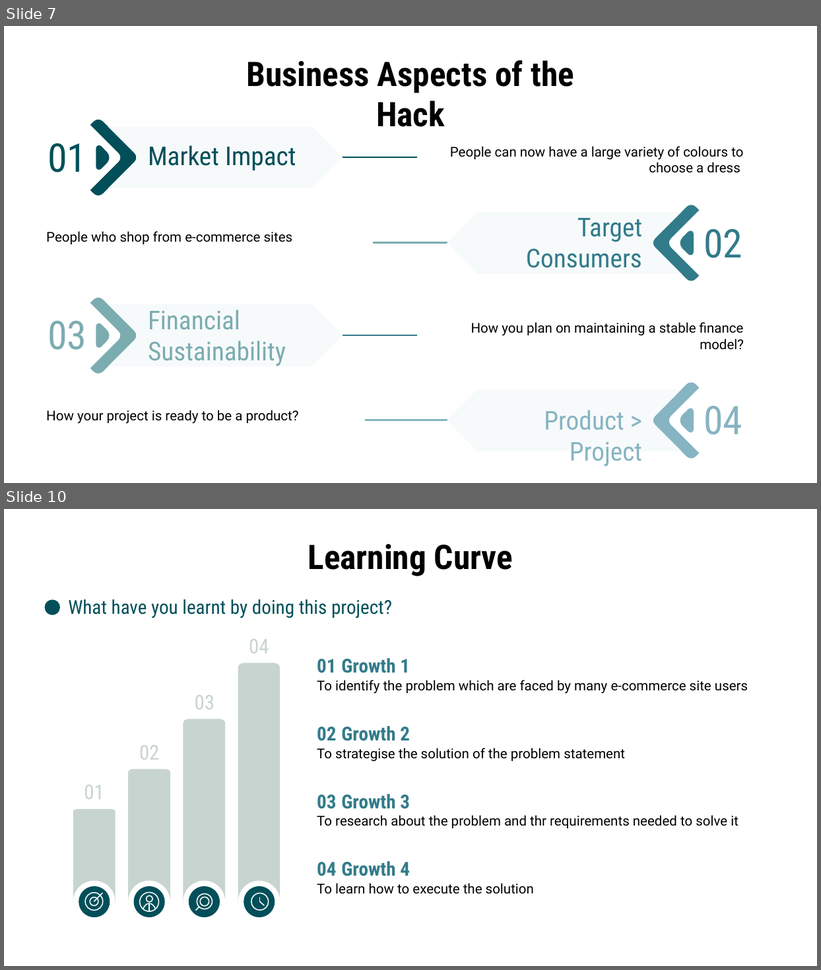
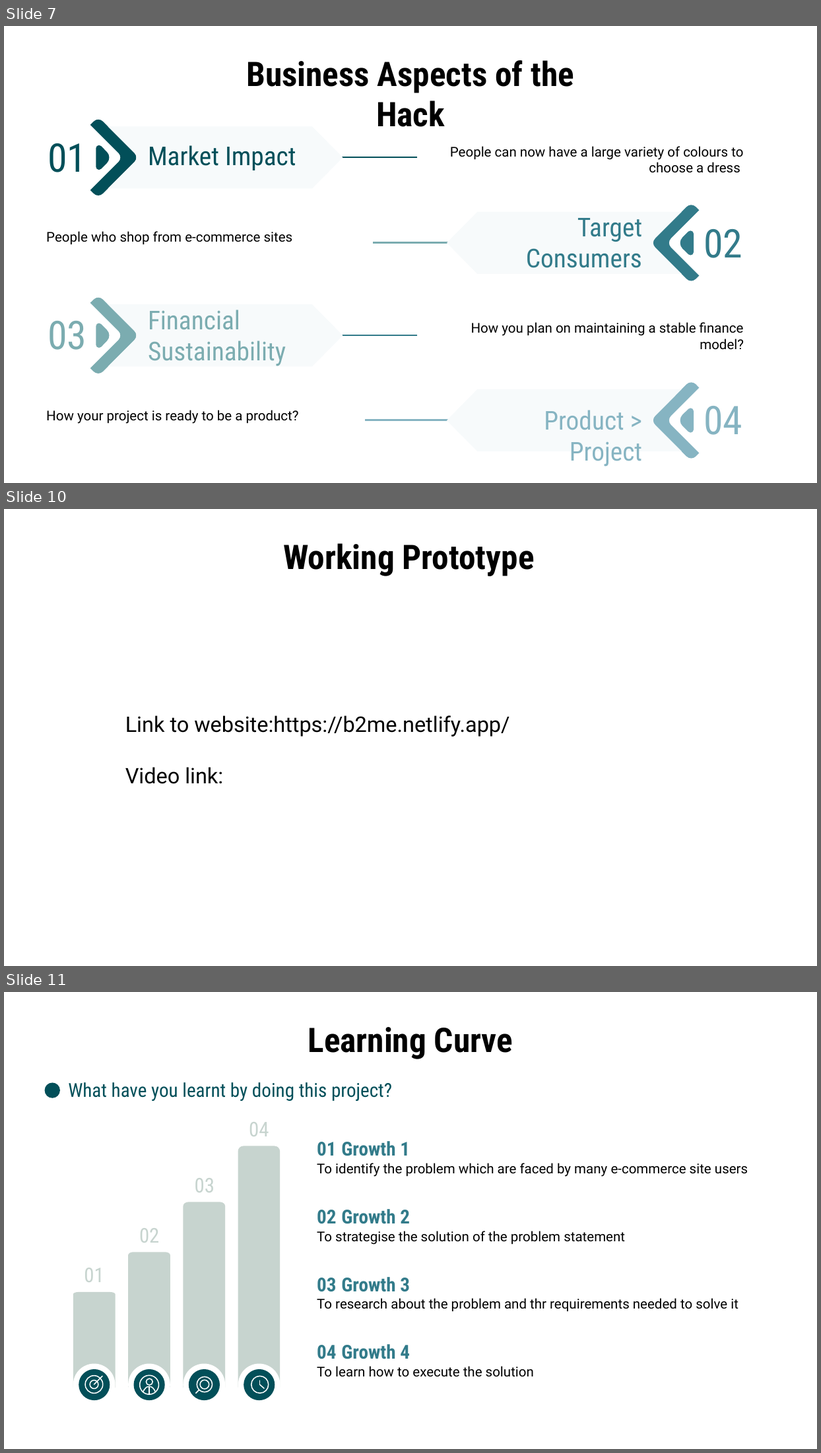
Before and after one commit to GyaneshSamanta/Electrothon-2021-EcommerceV2.0, a slide deck: Problem B Presentation.pptx. Shown one above the other, each under a label of ours: slides 7 and 10 before the commit, slides 7, 10 and 11 after it; the slides between them are not shown. The pictures are 821x970 and 821x1453 pixels, drawn with LibreOffice and Linux fonts; fonts in the diff are those of the drawing. Boxes give left, top, right and bottom in pixels: in the first picture for what was removed or moved away, otherwise in the second. Text is boxed around its words. In the diff, an @@ line names an element or a change of style, - is before the commit and + after.

```diff
--- a/Problem B Presentation.pptx
+++ b/Problem B Presentation.pptx
@@ slide 10 added at (x1=4, y1=509, x2=817, y2=966), background #FFFFFF @@
@@ title added at (x1=283, y1=543, x2=535, y2=576), 30 pt, text #000000, bold @@
+Working Prototype
@@ title added at (x1=125, y1=716, x2=510, y2=784), 19 pt, text #000000 @@
+Link to website:https://b2me.netlify.app/
+Video link:
@@ what was slide 10 is now slide 11 @@
```
Also in this commit, not shown: 2 slides changed, 2 other slides added, 2 slides removed.
